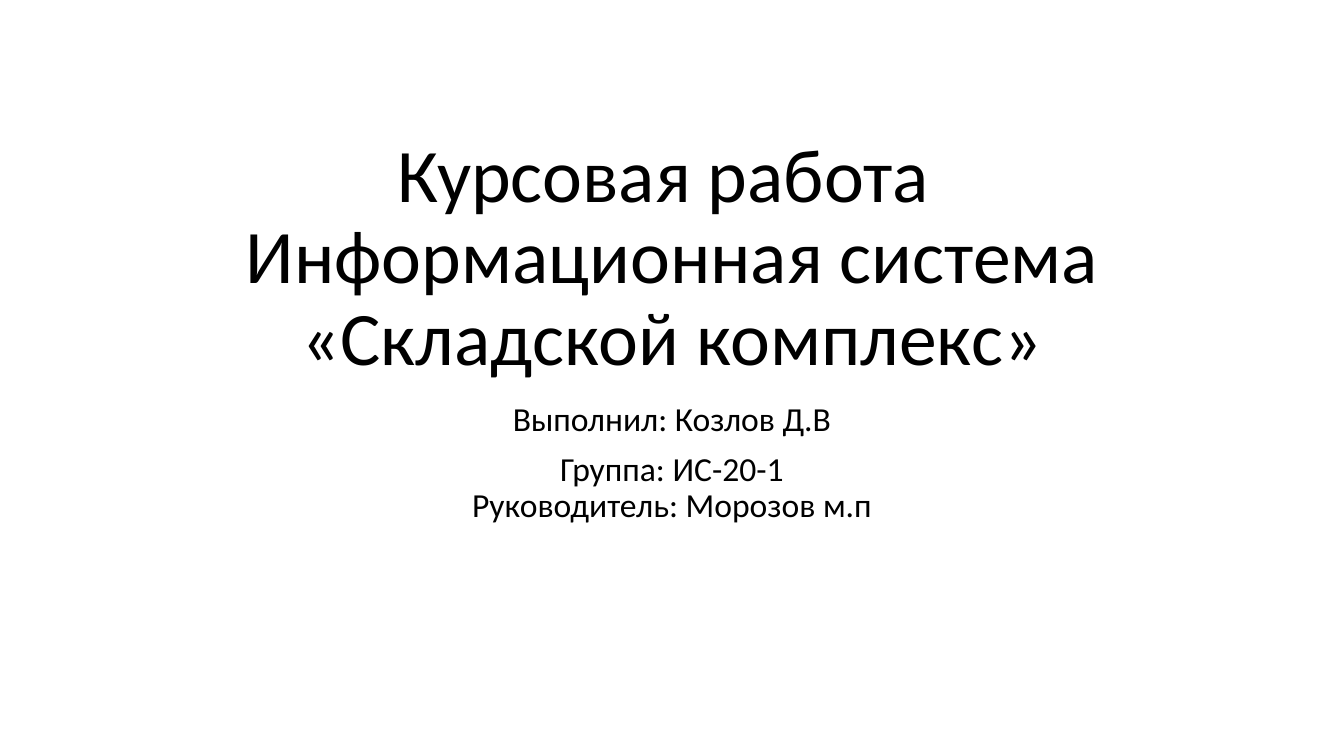
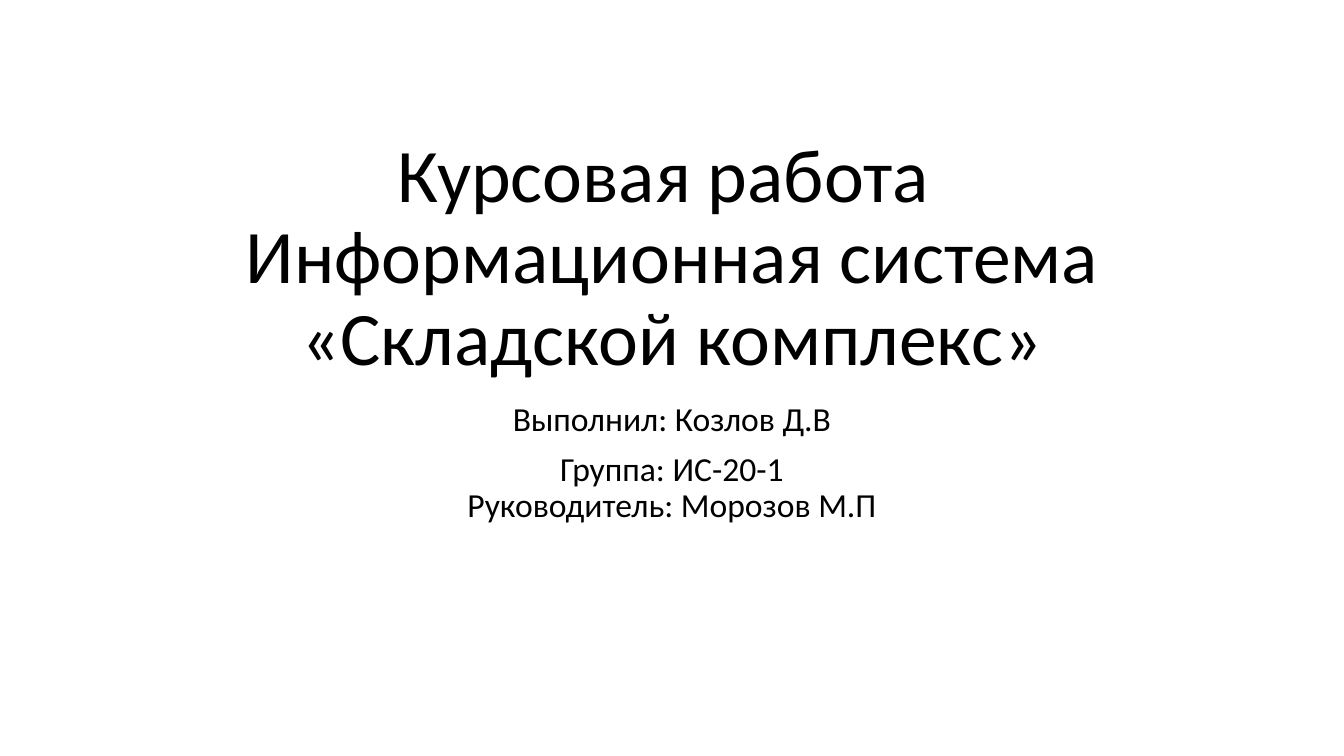
Before and after one commit to ChiCha10-11/Kursovoy, a slide deck: slide 1 of Курсовая работа.pptx. Drawn at 1344x756 pixels with LibreOffice and Linux fonts; fonts in the diff are those of the drawing. Boxes give left, top, right and bottom in pixels: in the first picture for what was removed or moved away, otherwise in the second. Text is boxed around its words. In the diff, an @@ line names an element or a change of style, - is before the commit and + after.

```diff
--- a/Курсовая работа.pptx
+++ b/Курсовая работа.pptx
@@ subtitle at [467,459,876,523]: text changed @@
-Группа: ИС-20-1
-Руководитель: Морозов м.п
+Группа: ИС-20-1
+Руководитель: Морозов М.П
```
Also in this commit, not shown: 2 other slides changed, 1 slide added, 1 slide removed.
